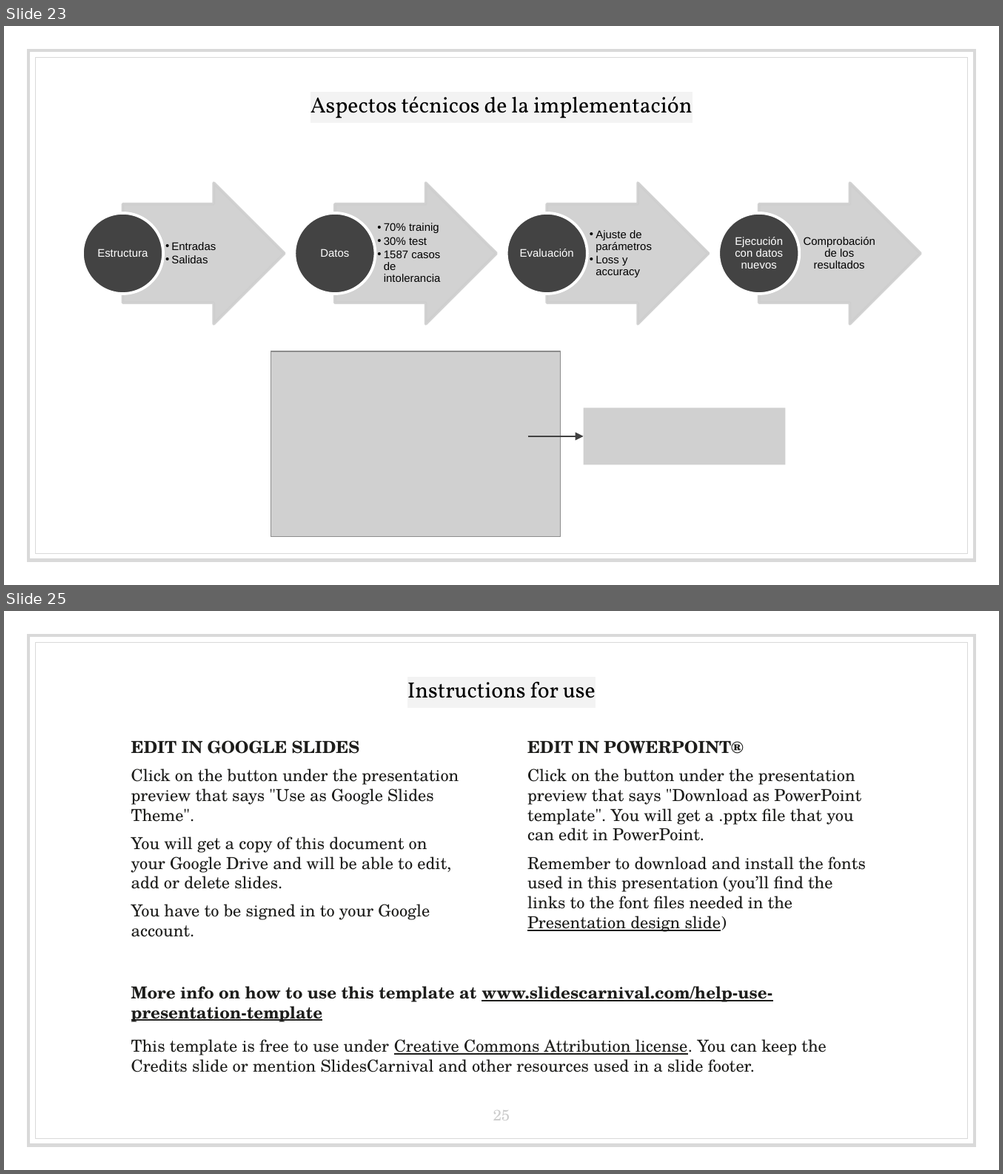
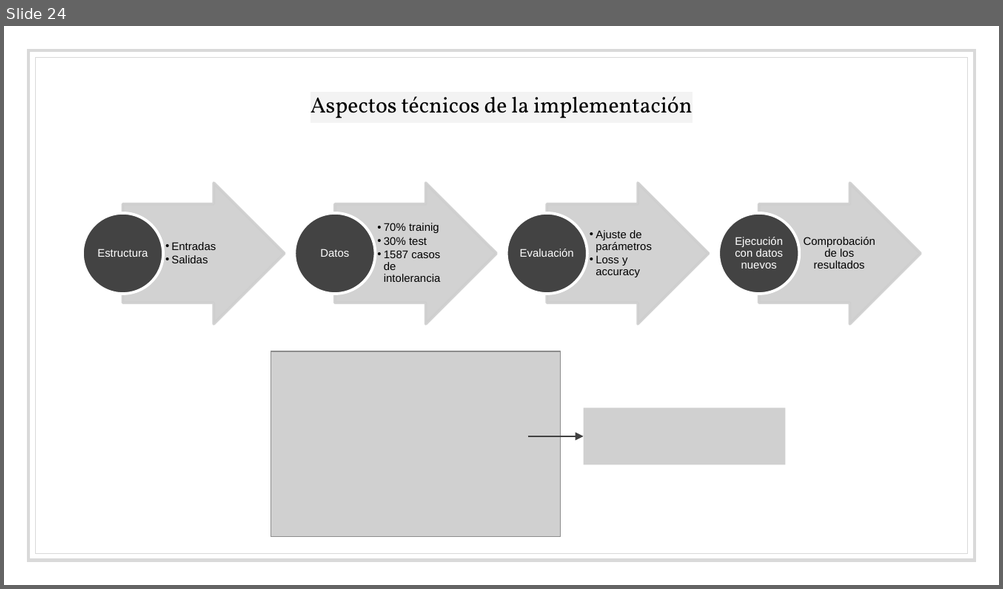
Before and after one commit to bserranoanton/TFG-mates, a slide deck: Defensa/transparenciasDefensa.pptx. Shown one above the other, each under a label of ours: slides 23 and 25 before the commit, slide 24 after it; the slides between them are not shown. The pictures are 1003x1174 and 1003x589 pixels, drawn with LibreOffice and Linux fonts; fonts in the diff are those of the drawing; grey boxes stand for pictures. Boxes give left, top, right and bottom in pixels: in the first picture for what was removed or moved away, otherwise in the second. Text is boxed around its words. In the diff, an @@ line names an element or a change of style, - is before the commit and + after.

```diff
--- a/Defensa/transparenciasDefensa.pptx
+++ b/Defensa/transparenciasDefensa.pptx
@@ slide 25 removed at box(4, 611, 999, 1170), background #FFFFFF; not listed: 2 template elements that a slide beside it also shows @@
@@ title removed at box(407, 681, 595, 698) @@
-Instructions for use
@@ text removed at box(131, 741, 458, 937) @@
-EDIT IN GOOGLE SLIDES
-Click on the button under the presentation preview that says "Use as Google Slides Theme".
-You will get a copy of this document on your Google Drive and will be able to edit, add or delete slides.
-You have to be signed in to your Google account.
@@ text removed at box(527, 741, 865, 909) @@
-EDIT IN POWERPOINT®
-Click on the button under the presentation preview that says "Download as PowerPoint template". You will get a .pptx file that you can edit in PowerPoint.
-Remember to download and install the fonts used in this presentation (you’ll find the links to the font files needed in the Presentation design slide)
@@ text removed at box(131, 986, 825, 1073) @@
-More info on how to use this template at www.slidescarnival.com/help-use-presentation-template
-This template is free to use under Creative Commons Attribution license. You can keep the Credits slide or mention SlidesCarnival and other resources used in a slide footer.
@@ page number removed at box(493, 1111, 510, 1121) @@
-25
@@ what was slide 23 is now slide 24 @@
```
Also in this commit, not shown: 1 slide changed, 3 slides added, 27 other slides removed, 5 other files.
